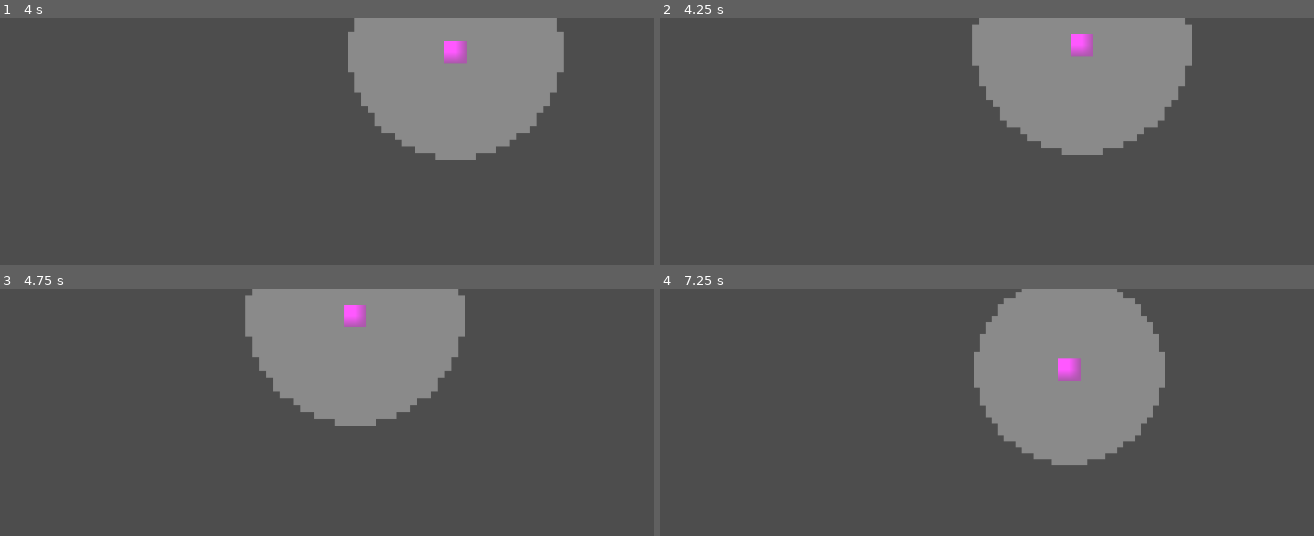
Above: before the commit, frames 1-4 (two rows, left to right).
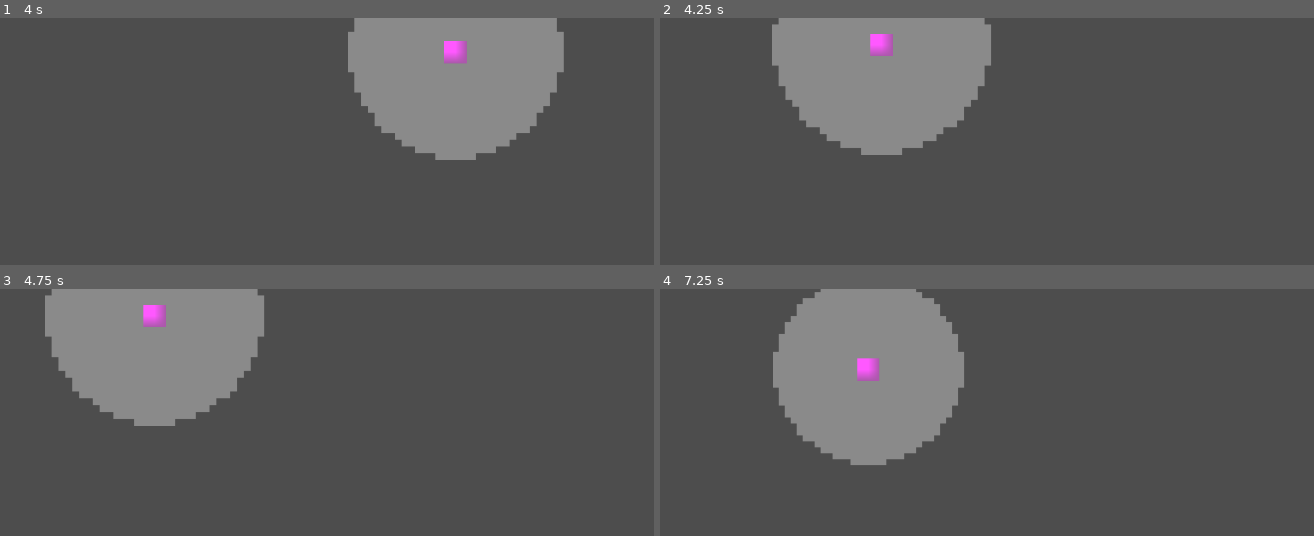
Above: after the commit, the same moments.

Repository: Meemog/LudumDare59
Game: Godot game, scene res://Scenes/main.tscn
The game is run twice, just before and just after one commit, with the same random seed, the same clock (stepped at 60 frames per second) and the same inputs.
Inputs:
- Up to frame 1 (4 s): tap Enter at 0.5 s; hold D (right) 0.53-1.28 s; hold S (down) 1.28-2.03 s; hold D (right) 2.03-2.78 s; hold W (up) 2.78-3.53 s; hold A (left) from 3.53 s (still down)
- Up to frame 2 (4.25 s): keep holding A (left); tap P (kill, bound only after the commit) at 4.15 s
- Up to frame 3 (4.75 s): keep holding A (left)
- Up to frame 4 (7.25 s): release A (left) at 5.03 s; hold S (down) 5.03-5.78 s; hold D (right) 5.78-6.53 s; hold W (up) from 6.53 s (still down)

Frame 1 is identical in both runs. In frame 2, 29% of the frame differs, in the area x 17-82%, y 0-56%; in frame 3, 29%; in frame 4, 33%, in the area x 17-78%, y 0-72%.

Commit message:
Added checkpoint demo

Diff:
--- a/Scenes/player.gd
+++ b/Scenes/player.gd
@@ -19,6 +19,7 @@
 func _ready() -> void:
     _vision_cone = $VisionCone
     _y_start = position.y
+    _checkpoint_pos = position
 
 func _process(delta: float) -> void:
     _process_vision()
@@ -29,6 +30,10 @@
     _process_movement()
 
     move_and_slide()
+
+func _input(event: InputEvent) -> void:
+    if event.is_action_pressed("kill"):
+        kill()
 
 func _process_movement() -> void:
     var x_scalar = int(Input.is_action_pressed("right")) - int(Input.is_action_pressed("left"))
@@ -71,3 +76,7 @@
 
 func trigger_checkpoint() -> void:
     _checkpoint_pos = position
+
+func kill() -> void:
+    velocity = Vector2.ZERO
+    position = _checkpoint_pos
--- a/project.godot
+++ b/project.godot
@@ -42,6 +42,11 @@
 "events": [Object(InputEventKey,"resource_local_to_scene":false,"resource_name":"","device":-1,"window_id":0,"alt_press …(192 unchanged characters)…
 ]
 }
+kill={
+"deadzone": 0.2,
+"events": [Object(InputEventKey,"resource_local_to_scene":false,"resource_name":"","device":-1,"window_id":0,"alt_pressed":false,"shift_pressed":false,"ctrl_pressed":false,"meta_pressed":false,"pressed":false,"keycode":0,"physical_keycode":80,"key_label":0,"unicode":112,"location":0,"echo":false,"script":null)
+]
+}
 
 [layer_names]
 
